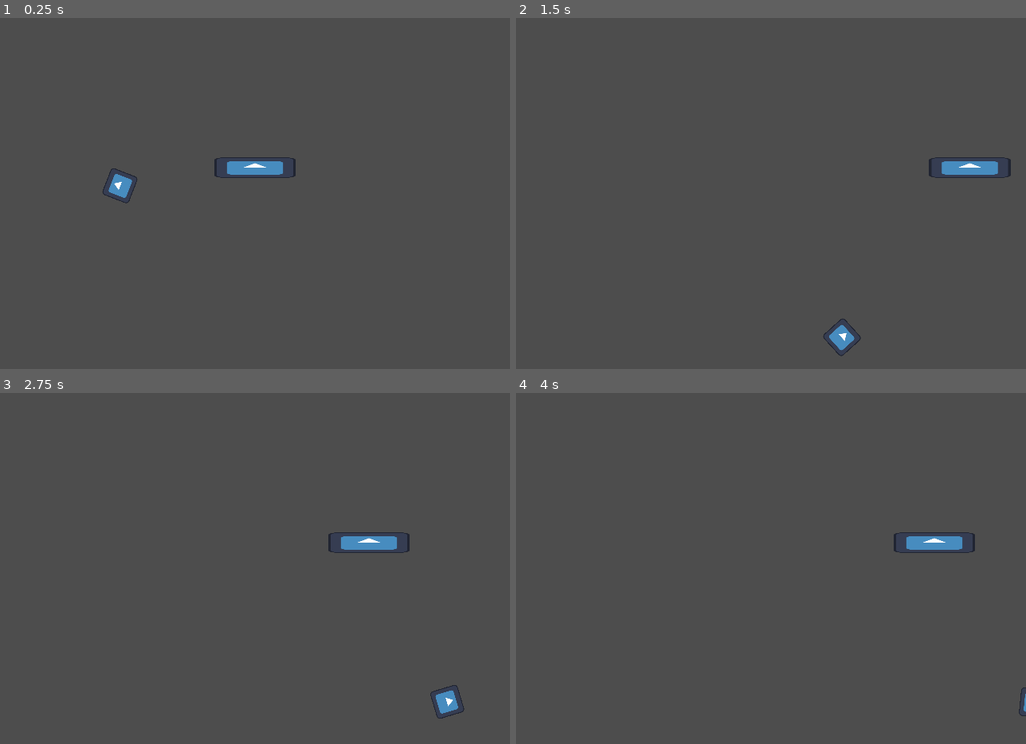
Above: before the commit, frames 1-4 (two rows, left to right).
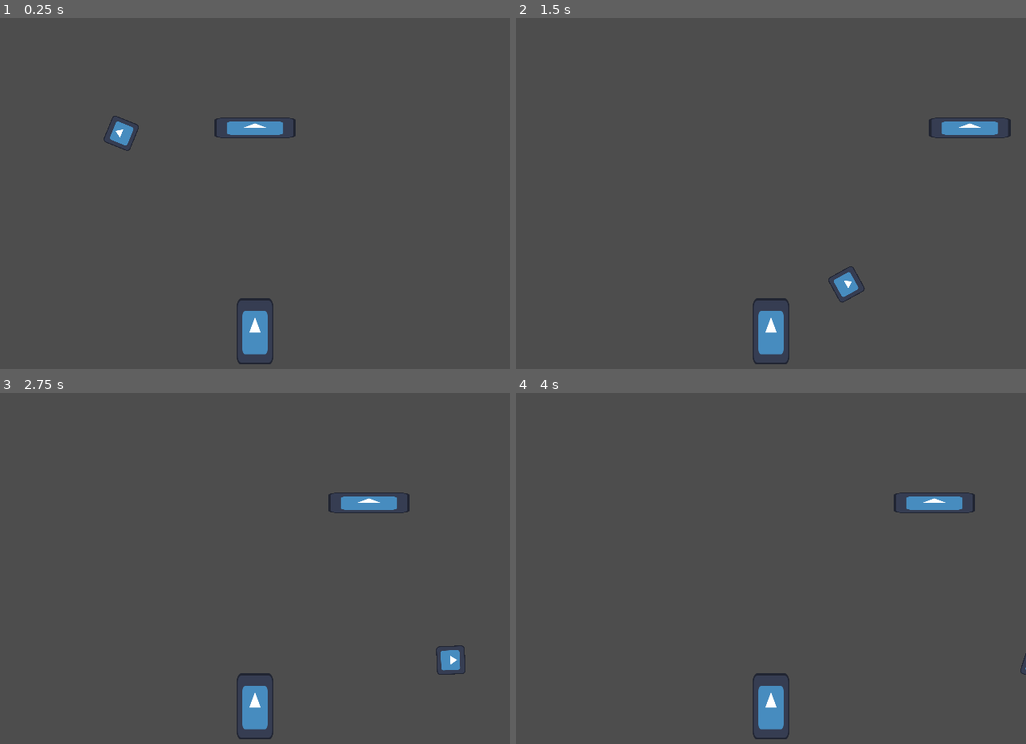
Above: after the commit, the same moments.

Repository: Aperaine/Rigged-Basketball
Game: Godot game, scene res://scenes/game.tscn
Same seed, same stepped clock (60 frames per second), same inputs: the game is played once before the commit and once after it. The engine's default icon, where the game draws it, is replaced by a stand-in: a white triangle on a blue panel in a dark square.
Inputs:
- Up to frame 1 (0.25 s): no input
- Up to frame 2 (1.5 s): tap Enter at 0.5 s; hold Right (moveRight) 0.53-1.28 s; hold Left (moveLeft) from 1.28 s (still down)
- Up to frame 3 (2.75 s): release Left (moveLeft) at 2.03 s; hold Right (moveRight) from 2.03 s (still down)
- Up to frame 4 (4 s): release Right (moveRight) at 3.53 s; hold Left (moveLeft) from 3.53 s (still down)

The runs differ from the first frame. In frame 1, 2.4% of the frame differs, in the area x 20-58%, y 27-99%; in frame 2, 2.4%, in the area x 46-98%, y 28-99%; in frame 3, 2.4%; in frame 4, 1.9%.

Commit message:
Added thrower node, updated ball
Increased the arc height, disabled ball collision until peak

Diff:
--- a/riggedBasketball/scenes/ball.tscn
+++ b/riggedBasketball/scenes/ball.tscn
@@ -22,6 +22,7 @@
 
 [node name="CollisionShape2D" type="CollisionShape2D" parent="."]
 shape = SubResource("CircleShape2D_4dx81")
+disabled = true
 
 [node name="ProjectileOnCurve2D" type="Node2D" parent="."]
 script = ExtResource("3_f7cbr")
--- a/riggedBasketball/scenes/game.tscn
+++ b/riggedBasketball/scenes/game.tscn
@@ -1,7 +1,8 @@
-[gd_scene load_steps=4 format=3 uid="uid://f02l7av0c05v"]
+[gd_scene load_steps=5 format=3 uid="uid://f02l7av0c05v"]
 
 [ext_resource type="PackedScene" uid="uid://6ahhekbmm04v" path="res://scenes/hoop.tscn" id="1_uwrxv"]
 [ext_resource type="PackedScene" uid="uid://cldexln4udev1" path="res://scenes/ball.tscn" id="2_yqjtg"]
+[ext_resource type="Texture2D" uid="uid://bnb76vb325d6u" path="res://icon.svg" id="3_lnu2h"]
 
 [sub_resource type="WorldBoundaryShape2D" id="WorldBoundaryShape2D_yqjtg"]
 distance = -418.0
@@ -9,14 +10,24 @@
 [node name="Game" type="Node2D"]
 
 [node name="Hoop" parent="." instance=ExtResource("1_uwrxv")]
-position = Vector2(320, 200)
+position = Vector2(320, 150)
 
 [node name="Ball" parent="." instance=ExtResource("2_yqjtg")]
-position = Vector2(102, 377)
+position = Vector2(102, 312)
 max_contacts_reported = 1
-target = Vector2(320, 150)
+target = Vector2(320, 100)
 
 [node name="Floor" type="StaticBody2D" parent="."]
 
 [node name="CollisionShape2D" type="CollisionShape2D" parent="Floor"]
+position = Vector2(0, -49)
 shape = SubResource("WorldBoundaryShape2D_yqjtg")
+
+[node name="Thrower" type="Node2D" parent="."]
+position = Vector2(320, 406)
+
+[node name="Icon" type="Sprite2D" parent="Thrower"]
+position = Vector2(0, -3.8147e-06)
+scale = Vector2(0.359375, 0.648437)
+texture = ExtResource("3_lnu2h")
+metadata/_edit_lock_ = true
--- a/riggedBasketball/scripts/ball.gd
+++ b/riggedBasketball/scripts/ball.gd
@@ -23,10 +23,10 @@
 	if syncProjectile:
 		projectileSync()
 
-		if global_position.y < originalPos.y-arcHeight+20:
+		if global_position.y < originalPos.y-arcHeight+40:
 			if firstTimer:
 				firstTimer = false
-				get_tree().create_timer(0.3).timeout.connect(physicsRelease)
+				get_tree().create_timer(0.4).timeout.connect(physicsRelease)
 
 func projectileSync() -> void:
 	global_position = projectile.position
@@ -34,6 +34,7 @@
 
 
 func physicsRelease():
+	$CollisionShape2D.disabled = false
 	syncProjectile = false
 	projectile.stop()
 	freeze = false
